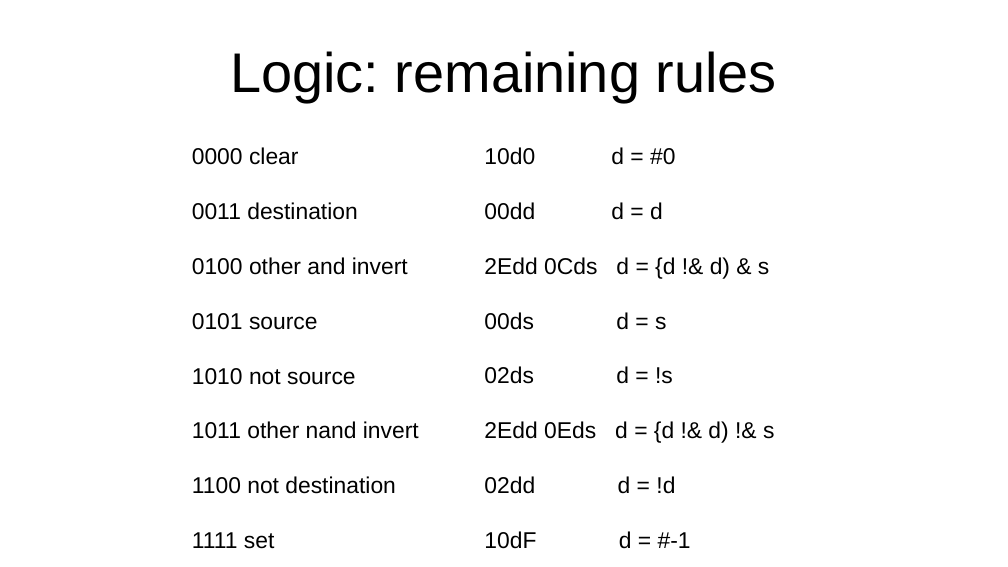
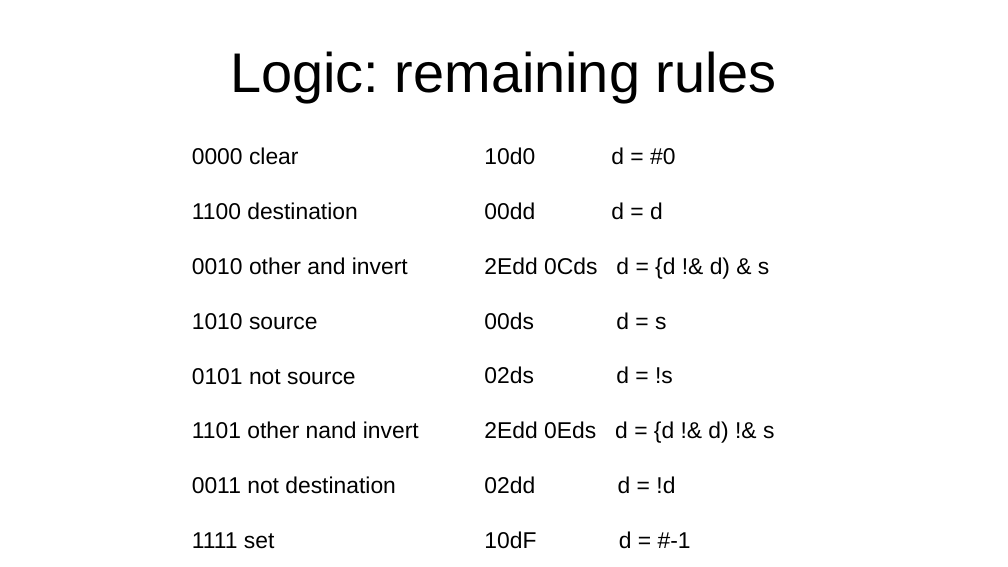
Before and after one commit to jeceljr/baby42, a slide deck: slide 13 of doc/baby42_slides.odp. Drawn at 1008x567 pixels with LibreOffice and Linux fonts; fonts in the diff are those of the drawing. Boxes give left, top, right and bottom in pixels: in the first picture for what was removed or moved away, otherwise in the second. Text is boxed around its words. In the diff, an @@ line names an element or a change of style, - is before the commit and + after.

```diff
--- a/doc/baby42_slides.odp
+++ b/doc/baby42_slides.odp
@@ text at [192, 202, 419, 494]: text changed @@
-0011 destination
-0100 other and invert
-0101 source
-1010 not source
-1011 other nand invert
-1100 not destination
+1100 destination
+0010 other and invert
+1010 source
+0101 not source
+1101 other nand invert
+0011 not destination
```
Also in this commit, not shown: 9 other slides changed, 1 other file.
